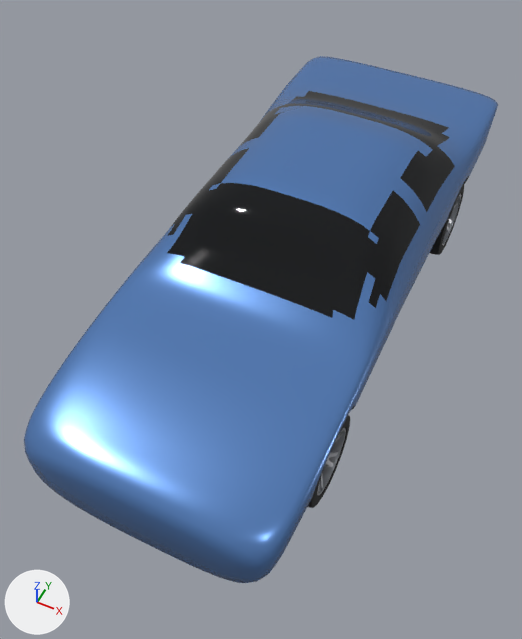
Before and after pictures for a commit that changed the glTF model public/models/cars/gtr.glb.
One viewpoint serves both versions: a 50 mm camera at (1.54, -3.72, 4.43) aimed at (-0.09, -0.45, 0.35). The lights are fixed; the arrows at lower left show +X, +Y and +Z. The picture after the commit comes second. Vertices at exactly the same position are counted once.

Names of what the first picture shows: 'body', 'glass', 'trim', 'wheel_fr' and 1 more.
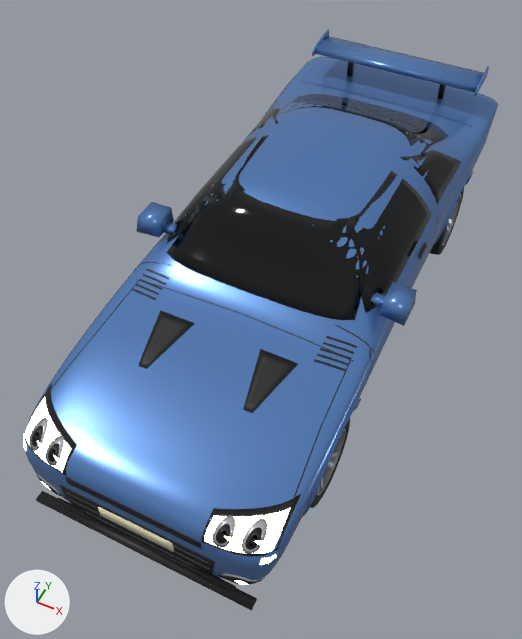
What the commit changed:
Material 'Plate' (mat_plate) is new.
Its base color is (0.839, 0.791, 0.552) (beige #ece6c4).
Material 'HeadLight' (mat_headlight) is new.
Its base color is (1.0, 0.88, 0.631) (beige #fff1d0).
Its roughness is 0.1.
Its emission color is (1.0, 0.88, 0.631) (beige #fff1d0).
Its emission strength is 4.0.
Material 'TailLight' (mat_taillight) is new.
Its base color is (1.0, 0.0103, 0.00518) (red #ff1a10).
Its roughness is 0.2.
Its emission color is (1.0, 0.00605, 0.00243) (red #ff1208).
Its emission strength is 3.0.
me_body is used by ob_body; location (0.0, 0.0, 0.0).
me_body had 3297 vertices, 6070 faces and spanned x -0.9..0.9, y -2.3..2.3, z 0.12..1.36.
me_body now has 4270 vertices, 7934 faces and spans x -0.91..0.91, y -2.3..2.3, z 0.12..1.36.
me_body part 1: a new loose piece of 148 vertices spanning x 0.71..0.91, y -1.78..-0.89, z 0.24..0.78, in mat_paint (blue #5b86c4).
me_body part 2: a new loose piece of 148 vertices spanning x 0.64..0.9, y 0.89..1.78, z 0.24..0.78, in mat_paint (blue #5b86c4).
me_body part 3: 381 vertices added at x -0.77..0.77, y -0.7..1.5, z 1.02..1.32.
Other edits to the shape of me_body do not show in these pictures.
me_glass is used by ob_glass; location (0.0, 0.0, 0.0).
me_glass had 605 vertices, 984 faces and spanned x -0.82..0.82, y -0.75..1.55, z 0.98..1.33.
me_glass now has 785 vertices, 1332 faces and spans x -0.84..0.84, y -0.79..1.57, z 0.97..1.31.
me_glass part 4: a new loose piece of 69 vertices spanning x 0.48..0.84, y 0.64..1.22, z 0.99..1.31, in mat_glass (black #06090e).
me_glass part 5: a new loose piece of 69 vertices spanning x -0.84..-0.48, y 0.64..1.22, z 0.99..1.31, in mat_glass (black #06090e).
me_glass part 6: 595 vertices removed from x -0.82..0.82, y -0.75..1.55, z 0.98..1.33; 637 vertices added at x -0.83..0.83, y -0.79..1.57, z 0.97..1.31.
me_trim is used by ob_trim; location (0.0, 0.0, 0.0).
me_trim had 408 vertices, 502 faces and spanned x -0.89..0.89, y -1.73..1.73, z 0.15..0.72.
me_trim now has 3715 vertices, 5290 faces and spans x -0.99..0.99, y -2.34..2.36, z 0.1..1.25.
me_trim part 7: a new loose piece, a box spanning x -0.79..0.79, y -2.34..-2.27, z 0.102..0.127, in mat_trim (black #0d0d0f).
me_trim part 8: a new loose piece, a box spanning x -0.65..0.65, y -2.3..-2.27, z 0.135..0.155, in mat_trim (black #0d0d0f).
me_trim part 9: 2504 vertices added at x -0.89..0.89, y -2.31..0.56, z 0.17..0.97.
me_trim part 10: 643 vertices added at x -0.78..0.78, y 1.69..2.36, z 0.2..1.25.
Other edits to the shape of me_trim do not show in these pictures.
me_trim gains material mat_chrome (light grey #d9dde3).
me_trim gains material mat_plate (beige #ece6c4).
Mesh me_spoiler is new.
It has 40 vertices, 68 faces and spans x -0.735..0.735, y 1.84..2.18, z 1.22..1.31.
It uses material mat_paint (blue #5b86c4).
Mesh me_mirrors is new.
It has 32 vertices, 48 faces and spans x -1.0..1.0, y -0.62..-0.4, z 1.0..1.12.
It uses material mat_paint (blue #5b86c4).
Mesh me_lights is new.
It has 678 vertices, 1118 faces and spans x -0.87..0.87, y -2.3..2.31, z 0.26..0.89.
Faces by material slot: [482, 636].
It uses material mat_headlight (beige #fff1d0, glowing beige #fff1d0).
It uses material mat_taillight (red #ff1a10, glowing red #ff1208).
Object 'spoiler' (ob_spoiler) is new; it shows me_spoiler.
Its location is (0.0, 0.0, 0.0).
Object 'mirrors' (ob_mirrors) is new; it shows me_mirrors.
Its location is (0.0, 0.0, 0.0).
Object 'lights' (ob_lights) is new; it shows me_lights.
Its location is (0.0, 0.0, 0.0).

Location of each change, (x1, y1, x2, y2) in pixels of the pictures (522 x 639 px; the box of a moved part takes in the faces that stretch with it):
'body', reshaped: before (24, 56, 498, 583); after (24, 56, 498, 580)
'glass', reshaped: before (167, 91, 455, 320); after (167, 94, 462, 320)
'trim', reshaped (mostly hidden before): before (351, 176, 469, 410); after (25, 62, 472, 611)
'spoiler', added (blue): after (312, 29, 489, 96)
'lights', added: after (23, 397, 290, 585)
'mirrors', added: after (136, 202, 416, 326)
part 1 of me_body, added: after (302, 398, 361, 517)
part 2 of me_body, added: after (433, 170, 473, 246)
part 3 of me_body, added: after (189, 91, 447, 277)
part 4 of me_glass, added (black): after (400, 150, 462, 204)
part 5 of me_glass, added: after (245, 108, 280, 139)
part 6 of me_glass, moved or reshaped: before (167, 91, 455, 320); after (167, 94, 448, 320)
part 7 of me_trim, added: after (36, 491, 257, 611)
part 8 of me_trim, added: after (56, 498, 236, 592)
part 9 of me_trim, added: after (25, 216, 439, 584)
part 10 of me_trim, added (mostly hidden): after (303, 62, 472, 127)
